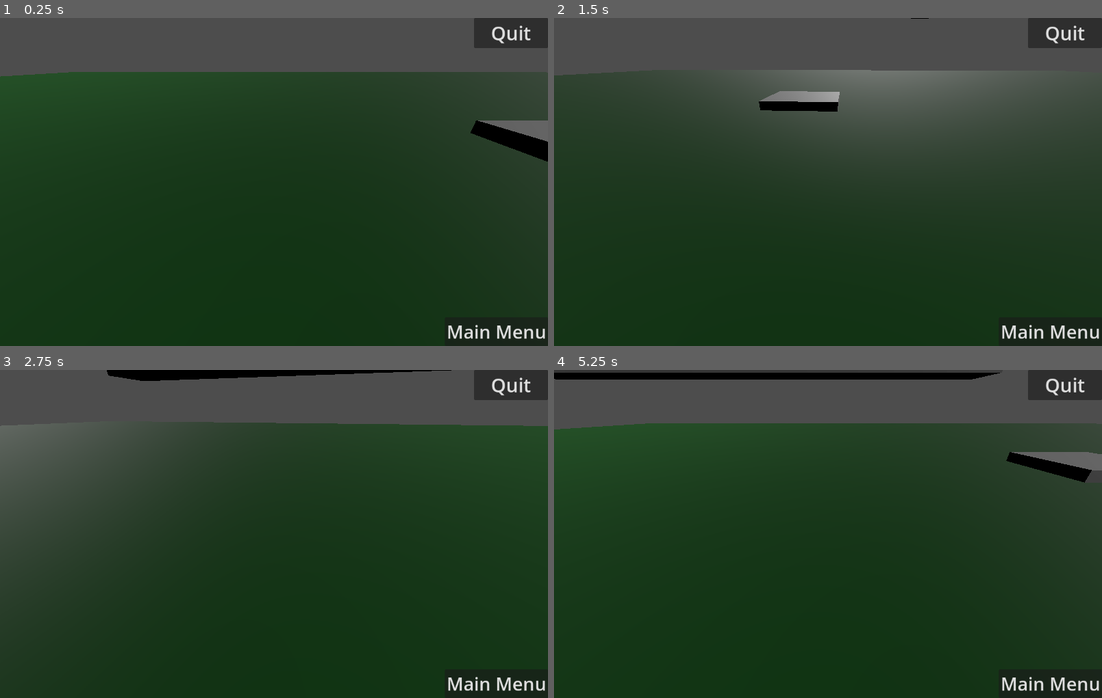
Above: before the commit, frames 1-4 (two rows, left to right).
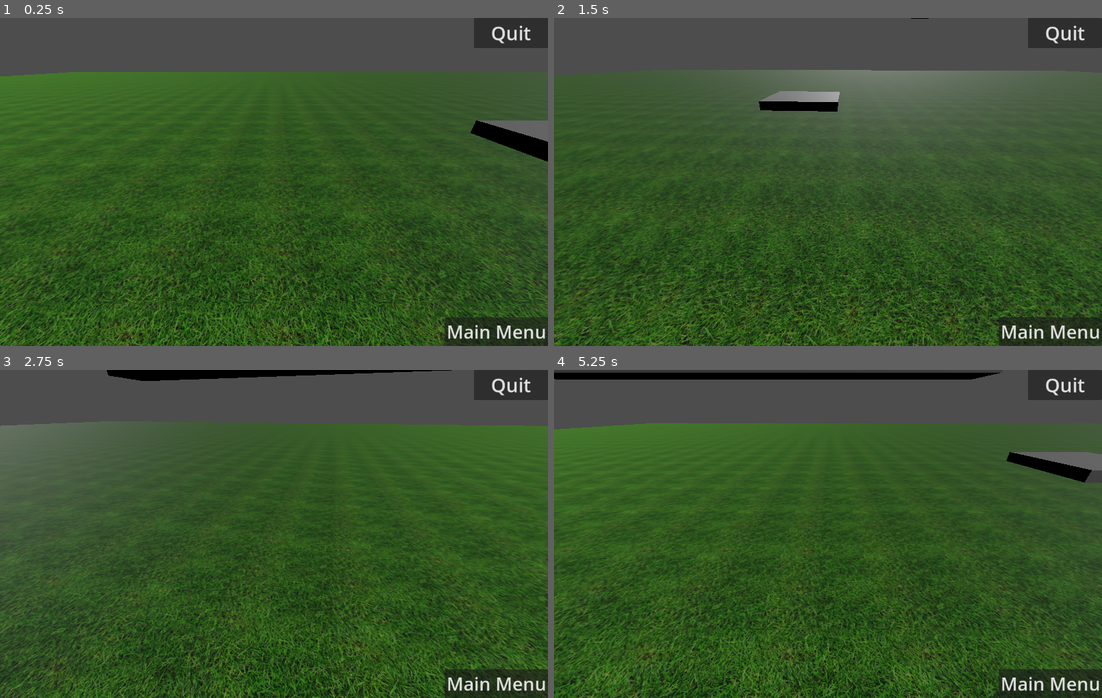
Above: after the commit, the same moments.

Repository: TheQuantifier/Isekai-Dungeons
Game: Godot game, scene res://scenes/game_world/game_world.tscn
Two runs of this game, one before a commit and one after it. Both use one fixed random seed, a clock stepped at 60 frames per second and the inputs below. This scene is started directly instead of the project's main scene.
Inputs:
- Up to frame 1 (0.25 s): no input
- Up to frame 2 (1.5 s): tap Enter at 0.5 s; hold Right (move_right) 0.53-1.28 s; hold Shift (crouch) 0.53-1.28 s; tap Space (jump) at 0.77 s; hold S (move_back) from 1.28 s (still down); tap Shift (crouch) at 1.35 s
- Up to frame 3 (2.75 s): tap Space (jump) at 1.52 s; release S (move_back) at 2.03 s; hold Right (move_right) from 2.03 s (still down); hold Shift (crouch) from 2.03 s (still down)
- Up to frame 4 (5.25 s): release Right (move_right) at 2.78 s; release Shift (crouch) at 2.78 s; hold W (move_forward) 2.78-3.53 s; tap Shift (crouch) at 2.85, 4.35 s; tap Space (jump) at 3.02, 3.77, 4.52 s; hold Shift (crouch) 3.53-4.28 s; hold Left (move_left) 3.53-5.03 s; hold S (move_back) from 5.03 s (still down); hold Shift (crouch) from 5.03 s (still down)

The runs differ from the first frame. In frame 1, 55% of the frame differs, in the area x 0-100%, y 16-100%; in frame 2, 35%; in frame 3, 47%; in frame 4, 55%.
Error in both runs: Invalid access to property or key 'model_path' on a base object of type 'Nil'. (res://scenes/game_world/player.gd:22)

Commit message:
Added background image to Login and Main Menu page and added grass texture to worldgame.

Diff:
--- a/data/characters/john.tres
+++ b/data/characters/john.tres
@@ -7,8 +7,8 @@
 script = ExtResource("2_5vobn")
 char_id = "john"
 char_age = 15.0
-gender = "female"
-model_path = "res://assets/character_models/scenes/female/x_bot.tscn"
+gender = "male"
+model_path = "res://assets/character_models/scenes/male/y_bot.tscn"
 current_health = 150
 gold = 1200
 equipped_items = Array[ExtResource("1_phn4y")]([])
--- a/scenes/character_customization/character_customization.gd
+++ b/scenes/character_customization/character_customization.gd
@@ -10,7 +10,7 @@
 
 const MALE_MODEL_PATH: String = "res://assets/character_models/scenes/male/y_bot.tscn"
 const FEMALE_MODEL_PATH: String = "res://assets/character_models/scenes/female/x_bot.tscn"
-const ROTATION_SPEED := 1.5  # Radians per second
+const ROTATION_SPEED := 2.5  # Radians per second
 
 var current_model: Node3D
 
--- a/scenes/game_world/ground.tscn
+++ b/scenes/game_world/ground.tscn
@@ -1,4 +1,6 @@
-[gd_scene load_steps=4 format=3 uid="uid://bkd5chj1tyrsd"]
+[gd_scene load_steps=5 format=3 uid="uid://bkd5chj1tyrsd"]
+
+[ext_resource type="Texture2D" uid="uid://dghbv83jx53ul" path="res://assets/textures/seamless-grass-texture-free-thumb27.jpg.png" id="1_scirk"]
 
 [sub_resource type="BoxShape3D" id="BoxShape3D_oy2tu"]
 size = Vector3(100, 0.1, 100)
@@ -6,8 +8,9 @@
 [sub_resource type="BoxMesh" id="BoxMesh_oy2tu"]
 size = Vector3(100, 0.1, 100)
 
-[sub_resource type="StandardMaterial3D" id="StandardMaterial3D_u5vli"]
-albedo_color = Color(0.0149924, 0.303545, 0.0584377, 1)
+[sub_resource type="StandardMaterial3D" id="StandardMaterial3D_scirk"]
+albedo_texture = ExtResource("1_scirk")
+uv1_scale = Vector3(100, 100, 100)
 
 [node name="Ground" type="StaticBody3D"]
 
@@ -17,4 +20,4 @@
 
 [node name="GroundMesh" type="MeshInstance3D" parent="."]
 mesh = SubResource("BoxMesh_oy2tu")
-surface_material_override/0 = SubResource("StandardMaterial3D_u5vli")
+surface_material_override/0 = SubResource("StandardMaterial3D_scirk")
--- a/ui/login_page/login_page.tscn
+++ b/ui/login_page/login_page.tscn
@@ -1,13 +1,14 @@
-[gd_scene load_steps=5 format=3 uid="uid://dm08ug13g54tn"]
+[gd_scene load_steps=6 format=3 uid="uid://dm08ug13g54tn"]
 
 [ext_resource type="Script" uid="uid://dec8hadisf4cm" path="res://ui/login_page/login_page.gd" id="1_qfmr5"]
-[ext_resource type="Texture2D" uid="uid://den7yq6jk7svu" path="res://assets/images.png" id="2_1lji1"]
+[ext_resource type="Texture2D" uid="uid://den7yq6jk7svu" path="res://assets/logo.png" id="2_1lji1"]
+[ext_resource type="Texture2D" uid="uid://dn8np0h2ugsoe" path="res://assets/textures/3D World Image.jpg" id="3_1lji1"]
 
 [sub_resource type="SystemFont" id="SystemFont_06t4h"]
 
 [sub_resource type="SystemFont" id="SystemFont_rhts7"]
 
-[node name="MainMenu" type="Control"]
+[node name="LoginPage" type="Control"]
 layout_mode = 3
 anchors_preset = 15
 anchor_right = 1.0
@@ -59,7 +60,7 @@
 theme_override_font_sizes/font_size = 80
 text = "Dungeon101"
 
-[node name="TextureRect" type="TextureRect" parent="CenterContainer/Node"]
+[node name="Logo" type="TextureRect" parent="CenterContainer/Node"]
 anchors_preset = 5
 anchor_left = 0.5
 anchor_right = 0.5
@@ -70,5 +71,11 @@
 grow_horizontal = 2
 texture = ExtResource("2_1lji1")
 
+[node name="Background image" type="TextureRect" parent="."]
+layout_mode = 2
+offset_right = 1200.0
+offset_bottom = 720.0
+texture = ExtResource("3_1lji1")
+
 [connection signal="text_changed" from="CenterContainer/VBoxContainer/UsernameField" to="." method="_on_username_field_text_changed"]
 [connection signal="pressed" from="CenterContainer/VBoxContainer/StartGameButton" to="." method="_on_start_game_button_pressed"]
--- a/ui/main_menu/main_menu.tscn
+++ b/ui/main_menu/main_menu.tscn
@@ -1,6 +1,7 @@
-[gd_scene load_steps=2 format=3 uid="uid://lt15tsobxh7w"]
+[gd_scene load_steps=3 format=3 uid="uid://lt15tsobxh7w"]
 
 [ext_resource type="Script" uid="uid://bdfofyfar61b0" path="res://ui/main_menu/main_menu.gd" id="1_sla82"]
+[ext_resource type="Texture2D" uid="uid://dn8np0h2ugsoe" path="res://assets/textures/3D World Image.jpg" id="2_mu8pm"]
 
 [node name="CharacterHub" type="Control"]
 layout_mode = 3
@@ -53,6 +54,11 @@
 theme_override_font_sizes/font_size = 40
 text = "Log Out"
 
+[node name="Background image" type="TextureRect" parent="."]
+offset_right = 1200.0
+offset_bottom = 720.0
+texture = ExtResource("2_mu8pm")
+
 [connection signal="pressed" from="CanvasLayer/UI/CenterContainer/VBoxContainer/PlayButton" to="." method="_on_play_pressed"]
 [connection signal="pressed" from="CanvasLayer/UI/CenterContainer/VBoxContainer/Edit CharacterButton" to="." method="_on_edit_character_pressed"]
 [connection signal="pressed" from="CanvasLayer/UI/CenterContainer/VBoxContainer/ViewStatsButton" to="." method="_on_view_stats_pressed"]
--- a/ui/persistent_ui/persistent_ui.tscn
+++ b/ui/persistent_ui/persistent_ui.tscn
@@ -11,8 +11,8 @@
 anchors_preset = 1
 anchor_left = 1.0
 anchor_right = 1.0
-offset_left = -8.0
-offset_bottom = 8.0
+offset_left = -162.0
+offset_bottom = 66.0
 grow_horizontal = 0
 theme_override_fonts/font = SubResource("SystemFont_vq2wv")
 theme_override_font_sizes/font_size = 42
Renamed: assets/images.png -> assets/logo.png
Not shown, added: assets/logo.png.import
Binary file added: assets/textures/3D World Image.jpg
Not shown, changed: assets/textures/3D World Image.jpg.import
Binary file added: assets/textures/close-up-view-of-a-textured-material-surface-resembling-cobblestones-urban-environment-natural-stone-texture-aesthetic-appeal-photo.jpg
Not shown, added: assets/textures/close-up-view-of-a-textured-material-surface-resembling-cobblestones-urban-environment-natural-stone-texture-aesthetic-appeal-photo.jpg.import
Binary file added: assets/textures/seamless-grass-texture-free-thumb27.jpg.png
Not shown, added: assets/textures/seamless-grass-texture-free-thumb27.jpg.png.import
Not shown, changed: .DS_Store
